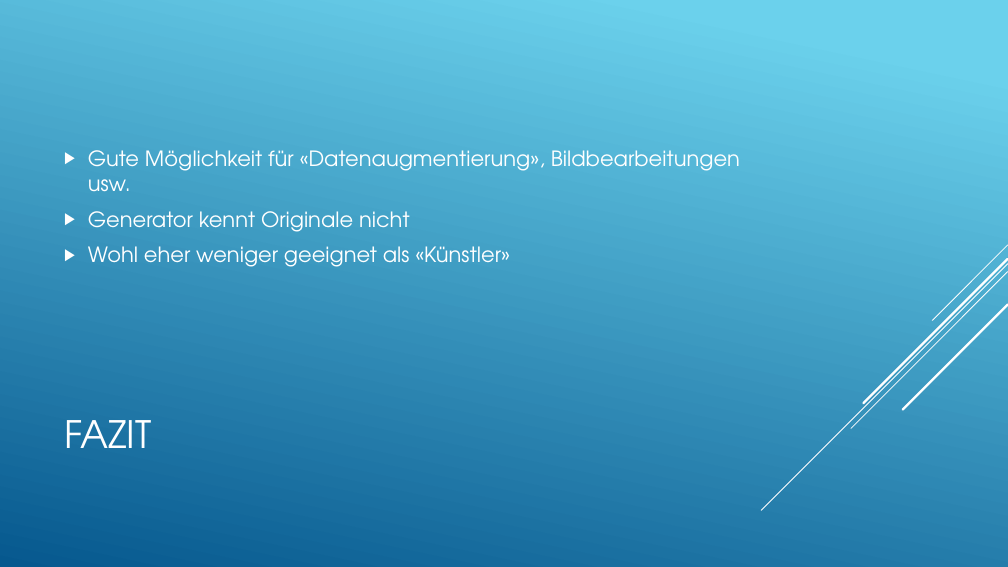
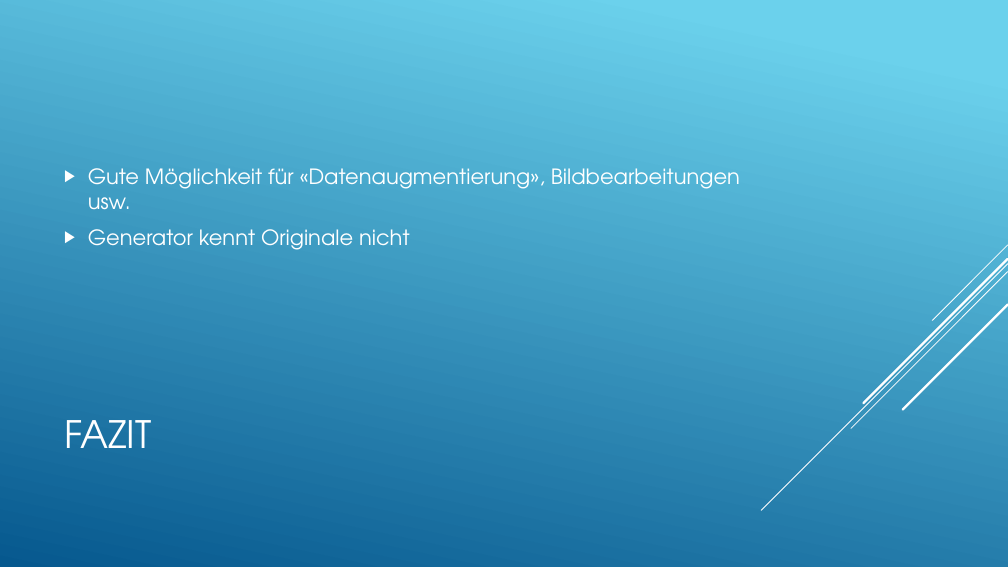
Before and after one commit to LucaRitz/informatik_seminar_gan, a slide deck: slide 23 of GAN.pptx. Drawn at 1008x567 pixels with LibreOffice and Linux fonts; fonts in the diff are those of the drawing. Boxes give left, top, right and bottom in pixels: in the first picture for what was removed or moved away, otherwise in the second. Text is boxed around its words. In the diff, an @@ line names an element or a change of style, - is before the commit and + after.

```diff
--- a/GAN.pptx
+++ b/GAN.pptx
@@ text at box(88, 246, 510, 267): paragraph removed @@
-▶ Wohl eher weniger geeignet als «Künstler»
```
Also in this commit, not shown: 1 other slide changed, 2 other files.
